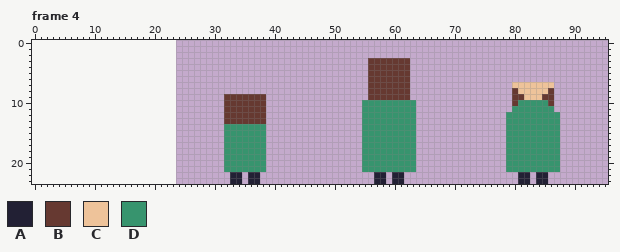
File history of a pixel-art file, aseprite/hero.aseprite. Above: the version before the commit.
72x24 pixels, 4 frames. Shown: frame 4. The old version is drawn lined up with the new one, on the new canvas. The commit also changed other frames, which this record leaves out.
Palette (. is transparent): A #222034  B #663931  C #eec39a  D #37946e
Pixels before, frame 4, first column x 32:
 3 ........................BBBBBBB.........................
 4 ........................BBBBBBB.........................
 5 ........................BBBBBBB.........................
 6 ........................BBBBBBB.........................
 7 ........................BBBBBBB.................CCCCCCC.
 8 ........................BBBBBBB.................BCCCCCB.
 9 BBBBBBB.................BBBBBBB.................BBCCCBB.
10 BBBBBBB................DDDDDDDDD................BDDDDDB.
11 BBBBBBB................DDDDDDDDD................DDDDDDD.
12 BBBBBBB................DDDDDDDDD...............DDDDDDDDD
13 BBBBBBB................DDDDDDDDD...............DDDDDDDDD
14 DDDDDDD................DDDDDDDDD...............DDDDDDDDD
15 DDDDDDD................DDDDDDDDD...............DDDDDDDDD
16 DDDDDDD................DDDDDDDDD...............DDDDDDDDD
17 DDDDDDD................DDDDDDDDD...............DDDDDDDDD
18 DDDDDDD................DDDDDDDDD...............DDDDDDDDD
19 DDDDDDD................DDDDDDDDD...............DDDDDDDDD
20 DDDDDDD................DDDDDDDDD...............DDDDDDDDD
21 DDDDDDD................DDDDDDDDD...............DDDDDDDDD
22 .AA.AA...................AA.AA...................AA.AA..
23 .AA.AA...................AA.AA...................AA.AA..
Now the later version:
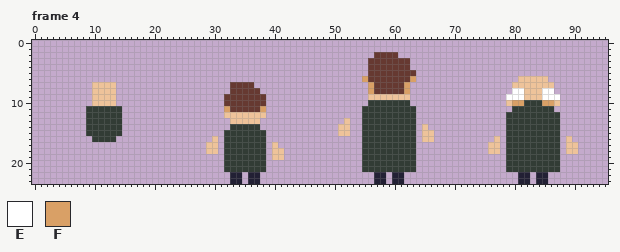
Colours new in this view: E #ffffff  F #d9a066
Difference:
canvas 72x24 -> 96x24, the old top-left corner now at 24,0
Colour D changes from #37946e to #323c35.
Frame 4:
The author put colour B in row 2 at x 57 to 60; in row 5 at x 63; in row 7 at x 33 to 36; in row 8 at x 33 to 37.
The author put colour C in row 6 at x 81 to 85; in rows 7 to 9 at x 10 to 13; in row 10 at x 10 to 13, 79 and 87; in row 13 at x 52; in row 14 at x 51 to 52 and 65; in row 15 at x 51 to 52 and 65 to 66.
The author put colour C in row 16 at x 30, 65 to 66, 77 and 89; in row 17 at x 29 to 30, 40, 76 to 77 and 89 to 90; in row 18 at x 29 to 30, 40 to 41, 76 to 77 and 89 to 90; in row 19 at x 40 to 41.
Colour B becomes colour C in row 9 at x 56 to 62; in row 12 at x 32 to 38; in row 13 at x 33 to 37.
The author put colour D in rows 11 to 15 at x 9 to 14; in row 16 at x 10 to 13.
The author put colour E in row 9 at x 79 and 87.
Colour B becomes colour E in row 8 at x 80 and 86; in row 9 at x 80 to 81 and 85 to 86.
Colour C becomes colour E in row 8 at x 81 and 85.
The author put colour F in row 6 at x 55 and 63.
Colour B becomes colour F in rows 7 to 8 at x 56 and 62; in row 10 at x 80 and 86; in row 11 at x 32 and 38.
Colour D becomes colour F in row 10 at x 81 and 85.
The author cleared colour B in row 13 at x 32 and 38.
The author cleared colour D in row 10 at x 55 and 63; in row 14 at x 32 and 38.
Pixel boxes of the changes (left, top, right, bottom) in both pictures:
changed: (338, 52, 434, 172)
changed: (488, 76, 578, 172)
added: (86, 82, 122, 142)
changed: (206, 82, 284, 172)
